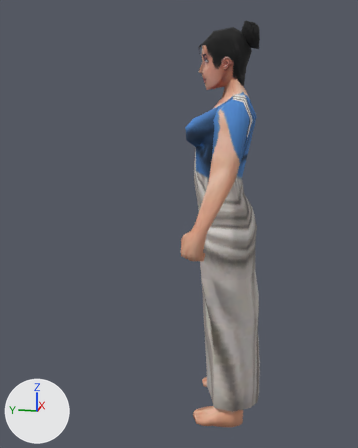
The glTF model assets/models/units/athen_female_citizen.glb, before and after one commit.
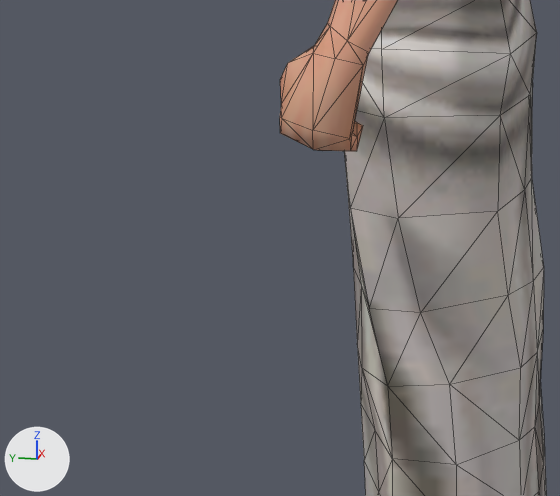
Each version is shown whole from a 50 mm lens placed at (-2.079, -0.207, 1.372), pointed at (-0.008, 0.207, 0.854), then close up on the part from 27% to 74% of the width and 48% to 81% of the height. The axes (+X, +Y, +Z) are drawn at lower left. The lights are the same throughout. The last two pictures show the newer version. The close-ups show mesh edges as thin lines. Where no turn or scale is listed for an object, it has been applied to the vertices.

In view in the first close-up: 'athen_female_citizen_part0'.
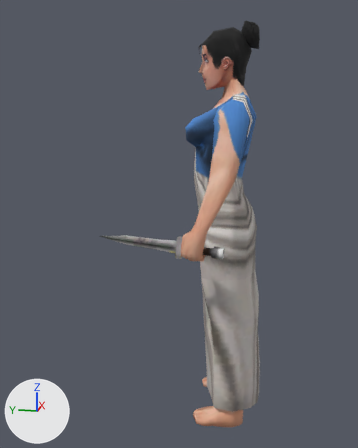
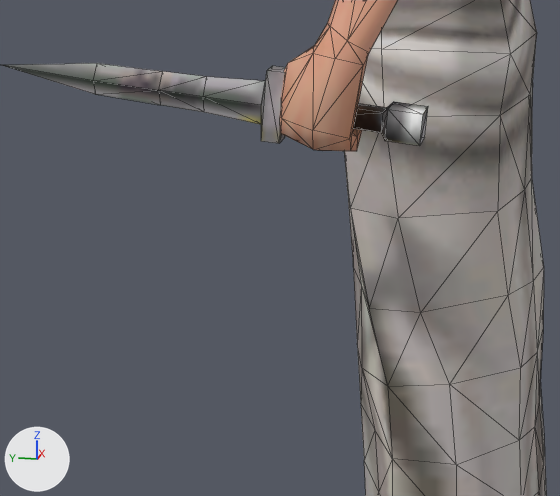
The newer file is also turned or shifted as a whole; pictures and numbers use the older file's frame.

Where the change shows, as pixel boxes (x1, y1, x2, y2) in the close-ups (560 x 496 px):
'athen_female_citizen_part2', added
    after: (2, 63, 428, 146)

Diff of the bpy script that builds the scene:
```diff
--- a/assets/models/units/athen_female_citizen.glb.py
+++ b/assets/models/units/athen_female_citizen.glb.py
@@ img_tex2 @@
+img_tex2 = load_image('tex2', '_unpacked/tex2', 256, 256, 'sRGB')
@@ mat_mat2 @@
+mat_mat2 = principled_material('mat2')
+mat_mat2.texture = img_tex2
+mat_mat2.roughness = 0.9
@@ me_athen_female_citizen_part2 @@
+me_athen_female_citizen_part2.from_pydata(...)  # 41 vertices, 78 faces; spans x -0.348..-0.303, y -0.038..0.456, z 0.8..0.883
+me_athen_female_citizen_part2.materials.append(mat_mat2)  # picture img_tex2
@@ ob_athen_female_citizen_part2 @@
+ob_athen_female_citizen_part2 = bpy.data.objects.new('athen_female_citizen_part2', me_athen_female_citizen_part2)
+ob_athen_female_citizen_part2.location = (0.0, 0.012, 0.0)
```
